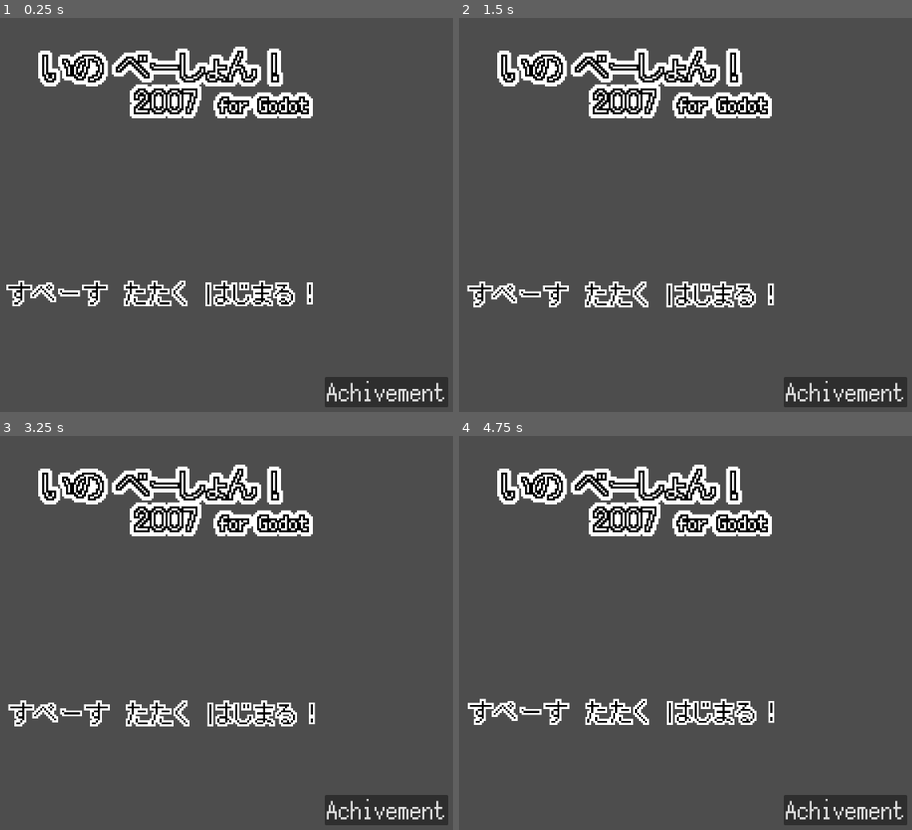
Above: before the commit, frames 1-4 (two rows, left to right).
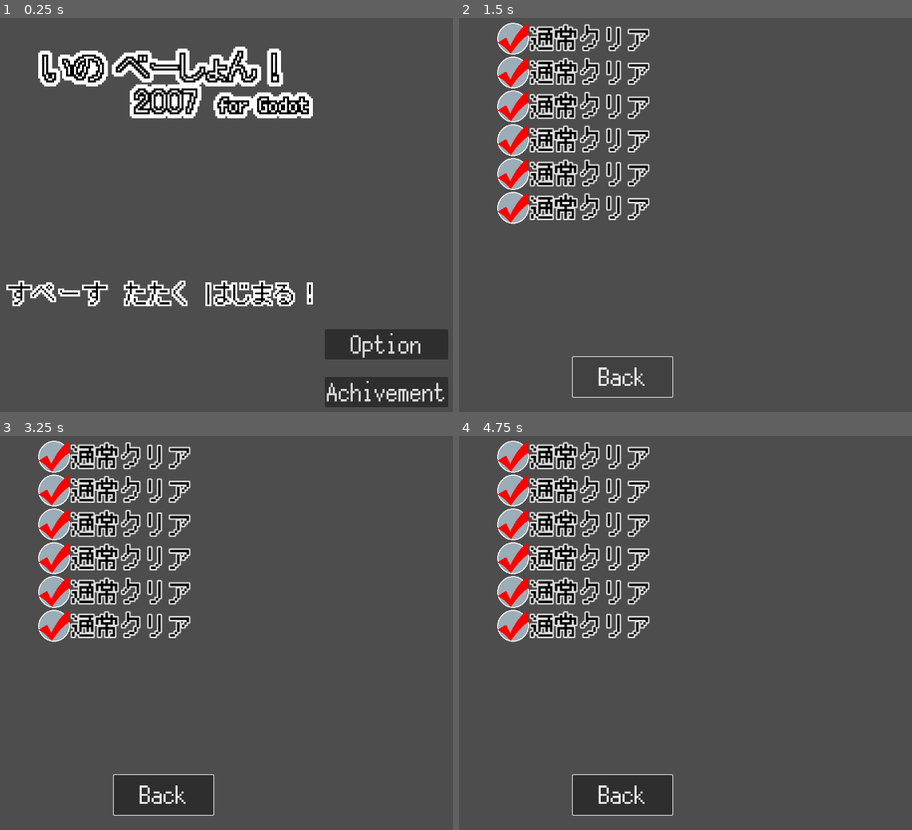
Above: after the commit, the same moments.

Repository: syun77/gd_ino
Game: Godot game, scene res://src/scenes/title/Title.tscn
Two runs of this game, one before a commit and one after it. Both use one fixed random seed, a clock stepped at 60 frames per second and the inputs below. This scene is started directly instead of the project's main scene.
Inputs (mouse positions are in pixels of both pictures, inside the frame that each line leads up to):
- Up to frame 1 (0.25 s): no input
- Up to frame 2 (1.5 s): click "Achivement" at 0.5 s; click "Back" at 1.25 s
- Up to frame 3 (3.25 s): move the mouse to (303, 593) at 2.02 s; hold Right (ui_right) from 2.03 s (still down); move the mouse to (36, 640) at 2.77 s
- Up to frame 4 (4.75 s): move the mouse to (690, 510) at 3.52 s; release Right (ui_right) at 3.53 s; hold Left (ui_left) 3.53-4.28 s; move the mouse to (594, 711) at 4.27 s; hold Right (ui_right) from 4.28 s (still down)

The runs differ from the first frame. In frame 1, 2.1% of the frame differs, in the area x 71-99%, y 78-87%; in frame 2, 18%; in frame 3, 20%, in the area x 1-99%, y 1-99%; in frame 4, 20%.
Error after the commit: Parse Error: Unexpected "Identifier" in class body. (res://src/scenes/achievement/AchievementScene.gd:29)

Commit message:
オプション画面を実装

Diff:
--- a/gd_ino/Main.gd
+++ b/gd_ino/Main.gd
@@ -69,6 +69,9 @@
 # ---------------------------------
 ## 開始.
 func _ready() -> void:
+	# 開始用の初期化.
+	Common.init()
+
 	# レイヤーを登録する.
 	var layers = {
 		"item": _item_layer,
@@ -125,9 +128,10 @@
 	# UIの更新.
 	_update_ui()
 
-	# クイックリスタート.
-	if Input.is_action_just_pressed("reset"):
-		get_tree().change_scene_to_file("res://Main.tscn")
+	if Common.quick_retry:
+		# クイックリスタート.
+		if Input.is_action_just_pressed("reset"):
+			get_tree().change_scene_to_file("res://Main.tscn")
 
 ## 更新 > ゲーム開始.
 func _update_ready(delta:float) -> void:
--- a/gd_ino/Main.tscn
+++ b/gd_ino/Main.tscn
@@ -48,4 +48,5 @@
 offset_bottom = 960.0
 
 [node name="Camera2D" type="Camera2D" parent="."]
+position = Vector2(1024, 640)
 position_smoothing_speed = 3.0
--- a/gd_ino/src/common/Common.gd
+++ b/gd_ino/src/common/Common.gd
@@ -27,6 +27,22 @@
 var _initialized = false
 
 ## セーブデータ用.
+var bgm_volume:float = 1.0:
+	get:
+		return bgm_volume
+	set(v):
+		var db = 64.0 * (v - 1)
+		AudioServer.set_bus_volume_db(1, db)
+		bgm_volume = v
+var se_volume:float = 1.0:
+	get:
+		return se_volume
+	set(v):
+		var db = 64.0 * (v - 1)
+		AudioServer.set_bus_volume_db(2, db)
+		se_volume = v
+var skip_op_ed = false
+var quick_retry = true
 var _achievements:Array[bool] = []
 
 ## ゲームデータ.
@@ -67,11 +83,19 @@
 		for i in range(Achievement.eType.size()):
 			_achievements.append(false)
 
-		# BGM.
+		# AudioStreamPlayerをあらかじめ作っておく.
+		## BGM.
 		if _bgm == null:
 			_bgm = AudioStreamPlayer.new()
 			add_child(_bgm)
 			_bgm.bus = "BGM"
+		## SE.
+		for i in range(MAX_SOUND):
+			var snd = AudioStreamPlayer.new()
+			#snd.volume_db = -4
+			snd.bus = "SE"
+			add_child(snd)
+			_snds.append(snd)
 
 		# 初期化した.
 		_initialized = true
@@ -82,7 +106,6 @@
 func init_vars() -> void:
 	_past_time = 0
 	_gained_item = {}
-	_snds.clear()
 
 ## セットアップ.
 func setup(layers, player:Player, camera:Camera2D) -> void:
@@ -91,14 +114,6 @@
 	_layers = layers
 	_player = player
 	_camera = camera
-	# AudioStreamPlayerをあらかじめ作っておく.
-	## SE.
-	for i in range(MAX_SOUND):
-		var snd = AudioStreamPlayer.new()
-		#snd.volume_db = -4
-		snd.bus = "SE"
-		add_child(snd)
-		_snds.append(snd)
 
 ## 経過時間を足し込む.
 func add_past_time(delta:float) -> void:
@@ -163,6 +178,21 @@
 	snd.stream = load(_snd_tbl[name])
 	snd.play()
 
+## SE再生中かどうか.
+func playing_se(name:String) -> bool:
+	if not name in _snd_tbl:
+		push_error("存在しないサウンド %s"%name)
+		return false
+
+	for snd in _snds:
+		var s = snd as AudioStreamPlayer
+		if s.playing:
+			if s.stream.resource_path == _snd_tbl[name]:
+				return true
+
+	# 再生中でない.
+	return false
+
 ## 実績の開放.
 func unlock_achievement(id:int) -> void:
 	_achievements[id] = true
--- a/gd_ino/src/scenes/achievement/AchievementScene.gd
+++ b/gd_ino/src/scenes/achievement/AchievementScene.gd
@@ -26,9 +26,4 @@
 ## 戻るボタンを押した.
 func _on_button_pressed() -> void:
 	get_tree().change_scene_to_file("res://src/scenes/title/Title.tscn")
-
-
-
-
-func _on_item_2_mouse_entered() -> void:
-	_detail.text = "やっほい"
+ｓ
--- a/gd_ino/src/scenes/ending/Ending.gd
+++ b/gd_ino/src/scenes/ending/Ending.gd
@@ -6,7 +6,11 @@
 @onready var _spr = $Sprite2D
 
 func _ready() -> void:
-	Common.play_bgm("ino2")
+	if Common.skip_op_ed:
+		# エンディングスキップ.
+		get_tree().change_scene_to_file("res://src/scenes/result/Result.tscn")
+	else:
+		Common.play_bgm("ino2")
 
 ## 更新.
 func _process(delta: float) -> void:
--- a/gd_ino/src/scenes/opening/Opening.gd
+++ b/gd_ino/src/scenes/opening/Opening.gd
@@ -6,7 +6,11 @@
 @onready var _spr = $Sprite2D
 
 func _ready() -> void:
-	Common.play_bgm("ino2")
+	if Common.skip_op_ed:
+		# オープニングスキップ.
+		get_tree().change_scene_to_file("res://Main.tscn")
+	else:
+		Common.play_bgm("ino2")
 
 ## 更新.
 func _process(delta: float) -> void:
--- /dev/null
+++ b/gd_ino/src/scenes/option/OptionScene.gd
@@ -0,0 +1,42 @@
+extends Node2D
+
+@onready var _bgm = $BGM/HSlider
+@onready var _se = $SE/HSlider
+@onready var _skip_op_ed = $CheckOpeningEnding
+@onready var _retry = $CheckRetry
+
+## 開始.
+func _ready() -> void:
+	# BGM/SE確認用.
+	Common.init()
+
+	_bgm.value = Common.bgm_volume
+	_se.value = Common.se_volume
+	_skip_op_ed.button_pressed = Common.skip_op_ed
+	_retry.button_pressed = Common.quick_retry
+
+	Common.play_bgm("ino1")
+
+## タイトル画面に戻る
+func _on_button_back_pressed() -> void:
+	Common.stop_bgm()
+	get_tree().change_scene_to_file("res://src/scenes/title/Title.tscn")
+
+## BGM音量変更.
+func _on_h_slider_value_changed(value: float) -> void:
+	Common.bgm_volume = value
+
+## SE音量変更.
+func _on_h_slider2_value_changed(value: float) -> void:
+	if Common.playing_se("itemget2") == false:
+		# 再生していなければ再生.
+		Common.play_se("itemget2")
+	Common.se_volume = value
+
+## OP/EDスキップ切り替え.
+func _on_check_opening_ending_toggled(b: bool) -> void:
+	Common.skip_op_ed = b
+
+## クイックリトライ変更.
+func _on_check_retry_toggled(b: bool) -> void:
+	Common.quick_retry = b
--- /dev/null
+++ b/gd_ino/src/scenes/option/OptionScene.tscn
@@ -0,0 +1,81 @@
+[gd_scene load_steps=4 format=3 uid="uid://dybjpoyfvgi3a"]
+
+[ext_resource type="Script" path="res://src/scenes/option/OptionScene.gd" id="1_x0kjo"]
+[ext_resource type="LabelSettings" uid="uid://ocau00etiel2" path="res://assets/fonts/font_result.tres" id="2_2vdb2"]
+[ext_resource type="Theme" uid="uid://cjqdw4nibxjst" path="res://assets/fonts/ui_48.tres" id="3_6bq6d"]
+
+[node name="OptionScene" type="Node2D"]
+script = ExtResource("1_x0kjo")
+
+[node name="BGM" type="Node2D" parent="."]
+position = Vector2(112, 72)
+
+[node name="Label" type="Label" parent="BGM"]
+offset_right = 72.0
+offset_bottom = 57.0
+text = "BGM"
+label_settings = ExtResource("2_2vdb2")
+metadata/_edit_lock_ = true
+
+[node name="HSlider" type="HSlider" parent="BGM"]
+offset_left = 96.0
+offset_top = 16.0
+offset_right = 564.0
+offset_bottom = 32.0
+max_value = 1.0
+step = 0.01
+value = 1.0
+metadata/_edit_lock_ = true
+
+[node name="SE" type="Node2D" parent="."]
+position = Vector2(112, 168)
+
+[node name="Label" type="Label" parent="SE"]
+offset_right = 72.0
+offset_bottom = 57.0
+text = "SE"
+label_settings = ExtResource("2_2vdb2")
+metadata/_edit_lock_ = true
+
+[node name="HSlider" type="HSlider" parent="SE"]
+offset_left = 96.0
+offset_top = 16.0
+offset_right = 564.0
+offset_bottom = 32.0
+max_value = 1.0
+step = 0.01
+value = 1.0
+metadata/_edit_lock_ = true
+
+[node name="CheckOpeningEnding" type="CheckButton" parent="."]
+offset_left = 104.0
+offset_top = 256.0
+offset_right = 768.0
+offset_bottom = 312.0
+theme = ExtResource("3_6bq6d")
+theme_override_font_sizes/font_size = 32
+text = "オープニング・エンディングのスキップ"
+
+[node name="CheckRetry" type="CheckButton" parent="."]
+offset_left = 104.0
+offset_top = 328.0
+offset_right = 768.0
+offset_bottom = 384.0
+theme = ExtResource("3_6bq6d")
+theme_override_font_sizes/font_size = 32
+button_pressed = true
+text = "Rキーでクイックリトライ"
+
+[node name="ButtonBack" type="Button" parent="."]
+offset_left = 480.0
+offset_top = 832.0
+offset_right = 800.0
+offset_bottom = 893.0
+theme = ExtResource("3_6bq6d")
+text = "Back to Title"
+
+[connection signal="value_changed" from="BGM/HSlider" to="." method="_on_h_slider_value_changed"]
+[connection signal="value_changed" from="SE/HSlider" to="." method="_on_h_slider2_value_changed"]
+[connection signal="toggled" from="CheckOpeningEnding" to="." method="_on_check_opening_ending_toggled"]
+[connection signal="toggled" from="CheckRetry" to="." method="_on_check_retry_toggled"]
+[connection signal="pressed" from="ButtonBack" to="." method="_on_button_back_pressed"]
--- a/gd_ino/src/scenes/title/Title.gd
+++ b/gd_ino/src/scenes/title/Title.gd
@@ -11,7 +11,7 @@
 	# release()判定で次の画面で早送りしないようにする.
 	if Input.is_action_just_released("action"):
 		# ゲーム開始.
-		get_tree().change_scene_to_file("res://Main.tscn")
+		get_tree().change_scene_to_file("res://src/scenes/opening/Opening.tscn")
 		return
 
 	_menu.offset = Vector2.ZERO
@@ -36,3 +36,7 @@
 ## 実績.
 func _on_button_achievement_pressed() -> void:
 	get_tree().change_scene_to_file("res://src/scenes/achievement/AchievementScene.tscn")
+
+## オプション画面.
+func _on_button_option_pressed() -> void:
+	get_tree().change_scene_to_file("res://src/scenes/option/OptionScene.tscn")
--- a/gd_ino/src/scenes/title/Title.tscn
+++ b/gd_ino/src/scenes/title/Title.tscn
@@ -28,4 +28,13 @@
 theme = ExtResource("4_d4htc")
 text = "Achivement"
 
+[node name="ButtonOption" type="Button" parent="."]
+offset_left = 960.0
+offset_top = 744.0
+offset_right = 1208.0
+offset_bottom = 805.0
+theme = ExtResource("4_d4htc")
+text = "Option"
+
 [connection signal="pressed" from="ButtonAchievement" to="." method="_on_button_achievement_pressed"]
+[connection signal="pressed" from="ButtonOption" to="." method="_on_button_option_pressed"]
Not shown: 1 places in gd_ino/src/scenes/title/Title.tscn that only renumber resources
